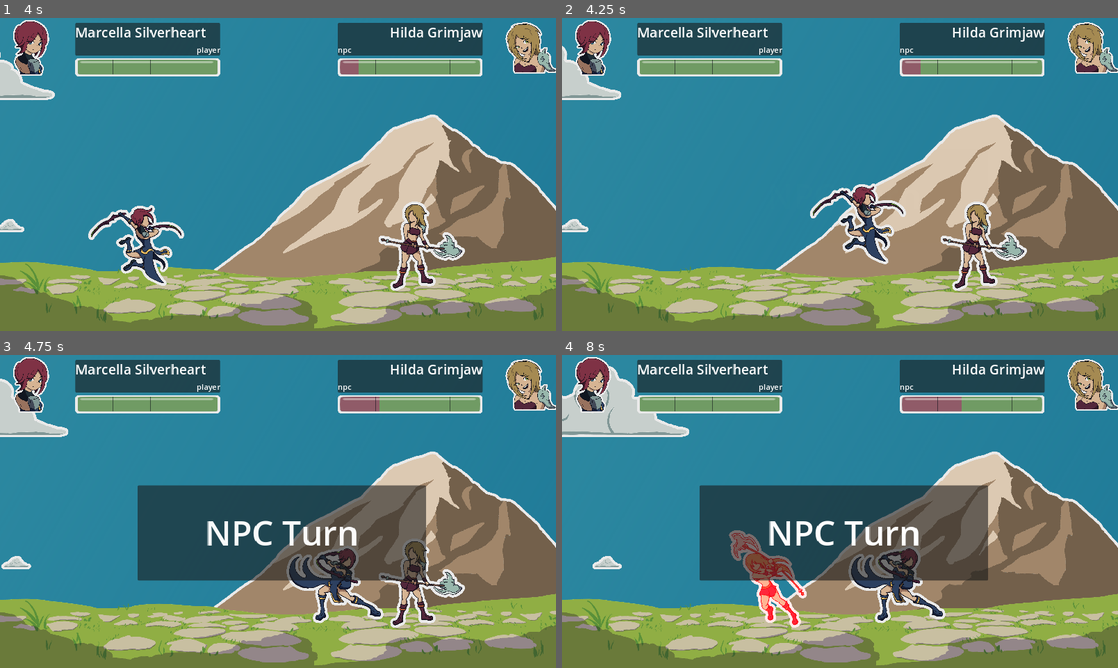
Above: before the commit, frames 1-4 (two rows, left to right).
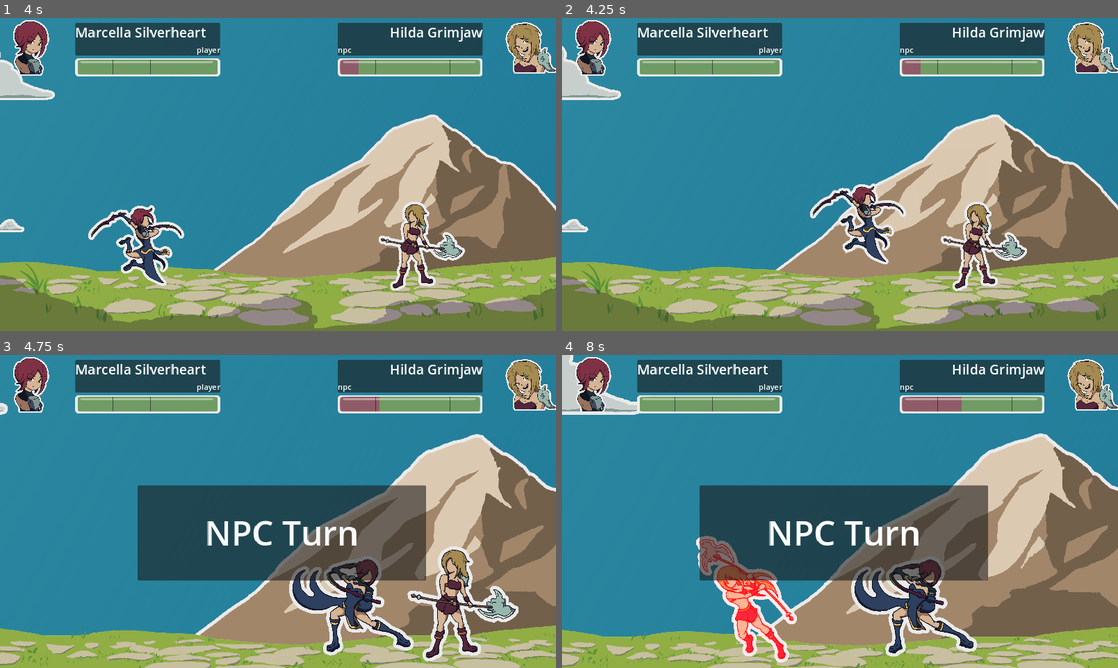
Above: after the commit, the same moments.

Repository: MajorZiploc/sticker_book_moments
Game: Godot game, scene res://lvls/battle_scene.tscn
Same seed, same stepped clock (60 frames per second), same inputs: the game is played once before the commit and once after it.
Inputs (mouse positions are in pixels of both pictures, inside the frame that each line leads up to):
- Up to frame 1 (4 s): click "Attack" at 0.5 s; tap Enter (ui_accept) at 1.25, 1.52, 2.27, 3.77 s; move the mouse to (400, 158) at 1.27 s; hold D (right) 1.28-2.03 s; hold F 1.28-2.03 s; click (400, 158) at 1.42 s; move the mouse to (166, 190) at 2.02 s; hold S (down) 2.03-2.78 s; tap Space at 2.1, 3.6 s; move the mouse to (333, 105) at 2.77 s; hold D (right) 2.78-3.53 s; hold F 2.78-3.53 s; move the mouse to (250, 237) at 3.52 s; hold W (up) from 3.53 s (still down); click (250, 237) at 3.67 s
- Up to frame 2 (4.25 s): keep holding W (up)
- Up to frame 3 (4.75 s): move the mouse to (444, 558) at 4.27 s; release W (up) at 4.28 s; hold A (left) from 4.28 s (still down); hold F from 4.28 s (still down); tap Enter (ui_accept) at 4.52 s
- Up to frame 4 (8 s): move the mouse to (673, 464) at 5.02 s; release F at 5.03 s; tap Space at 5.1, 6.6 s; tap Enter (ui_accept) at 5.27, 6.77, 7.52 s; move the mouse to (867, 511) at 5.77 s; release A (left) at 5.78 s; hold S (down) 5.78-6.53 s; hold F 5.78-6.53 s; click (867, 511) at 5.92 s; move the mouse to (756, 433) at 6.52 s; hold D (right) 6.53-7.28 s; move the mouse to (962, 495) at 7.27 s; hold W (up) from 7.28 s (still down); hold F from 7.28 s (still down)

Frame 1 is identical in both runs. In frame 2, 2.0% of the frame differs, in the area x 0-100%, y 9-100%; in frame 3, 34%; in frame 4, 38%, in the area x 0-100%, y 0-100%.

Commit message:
Add cam zoom for npc turn

Diff:
--- a/lvls/battle_scene.gd
+++ b/lvls/battle_scene.gd
@@ -54,6 +54,7 @@
 @onready var player_choices: BoxContainer = $ui_root/ui/choice;
 
 @export var is_player_turn = true;
+@export var std_cam_zoom: Vector2 = Vector2(0.5, 0.5);
 
 var parried = false;
 var player_init_position = Vector2(2, 0);
@@ -72,6 +73,7 @@
 
 func _ready():
   self.modulate.a = 0;
+  cam.zoom = std_cam_zoom;
   var tween = create_tween();
   tween.tween_property(self, "modulate:a", 1, 1).set_trans(Tween.TRANS_EXPO);
   npc_turn_ui.modulate.a = 0;
@@ -122,6 +124,9 @@
   await attack_sequence(attacker, defender);
   is_player_turn = !is_player_turn;
   await get_tree().create_timer(0.5).timeout;
+  # TODO: (cam_tween_finished) add cam_tween.finished where we need to wait for the camera to finish zooms, right now, it doesnt work
+  var cam_tween = create_tween();
+  cam_tween.tween_property(cam, "zoom", Vector2(0.65, 0.65), 1).set_trans(Tween.TRANS_EXPO);
   var tween = create_tween();
   tween.tween_property(npc_turn_ui, "modulate:a", 1, 1).set_trans(Tween.TRANS_EXPO);
   await tween.finished;
@@ -129,11 +134,17 @@
   tween = create_tween();
   tween.tween_property(npc_turn_ui, "modulate:a", 0, 1).set_trans(Tween.TRANS_EXPO);
   await tween.finished;
+  # TODO: (cam_tween_finished)
+  # await cam_tween.finished;
   await get_tree().create_timer(0.5).timeout;
   await attack_sequence(defender, attacker);
   tween = create_tween();
   tween.tween_property(player_choices, "modulate:a", 1, 1).set_trans(Tween.TRANS_EXPO);
-  await tween.finished;
+  cam_tween = create_tween();
+  cam_tween.tween_property(cam, "zoom", std_cam_zoom, 1).set_trans(Tween.TRANS_EXPO);
+  await tween.finished;
+  # TODO: (cam_tween_finished)
+  # await cam_tween.finished;
 
 func deal_damage_to(combat_unit: CombatUnit):
   combat_unit.char.take_damage(1);
